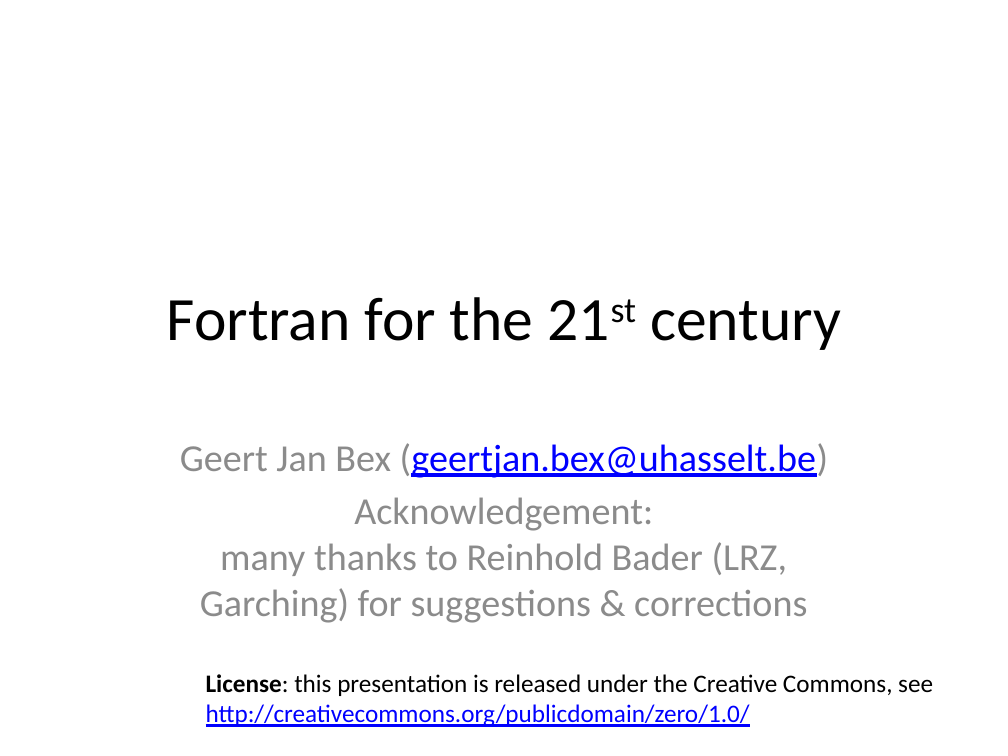
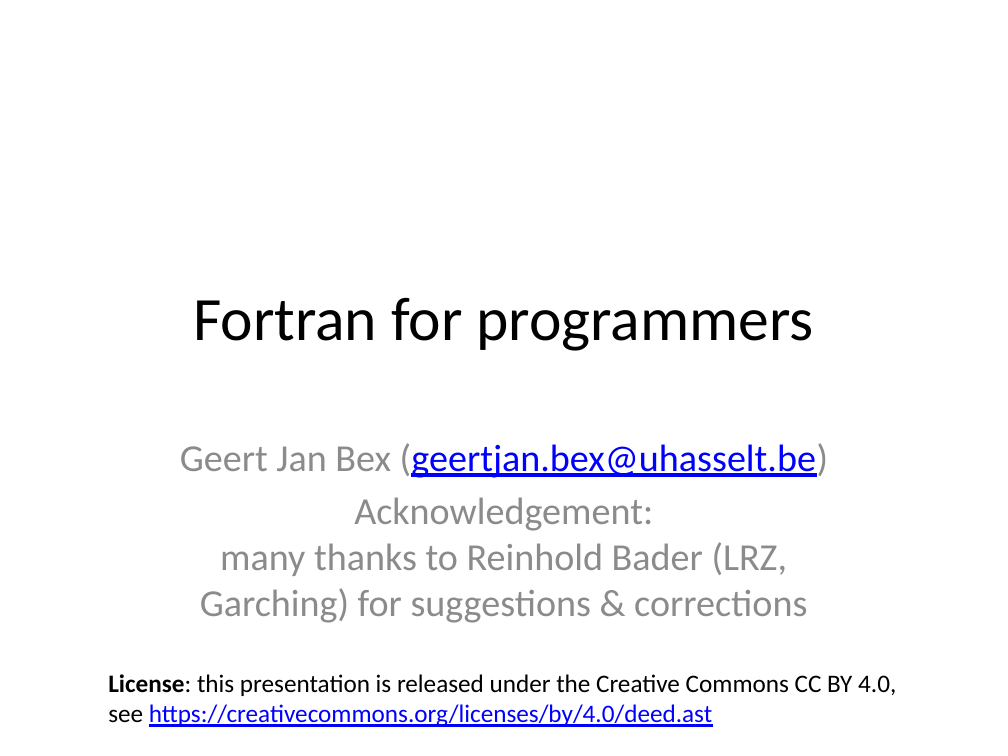
Before and after one commit to gjbex/Fortran-for-programmers, a slide deck: slide 1 of fortran_for_programmers.pptx. Drawn at 1008x756 pixels with LibreOffice and Linux fonts; fonts in the diff are those of the drawing. Boxes give left, top, right and bottom in pixels: in the first picture for what was removed or moved away, otherwise in the second. Text is boxed around its words. In the diff, an @@ line names an element or a change of style, - is before the commit and + after.

Commit message:
Fix title and links for new repo

```diff
--- a/fortran_for_programmers.pptx
+++ b/fortran_for_programmers.pptx
@@ title at bbox=[193, 297, 813, 351]: text changed @@
-Fortran for the 21st century
+Fortran for programmers
@@ text at bbox=[108, 674, 896, 727]: text changed @@
-License: this presentation is released under the Creative Commons, see
-http://creativecommons.org/publicdomain/zero/1.0/
+License: this presentation is released under the Creative Commons CC BY 4.0,
+see https://creativecommons.org/licenses/by/4.0/deed.ast
```
Also in this commit, not shown: 11 other slides changed.
